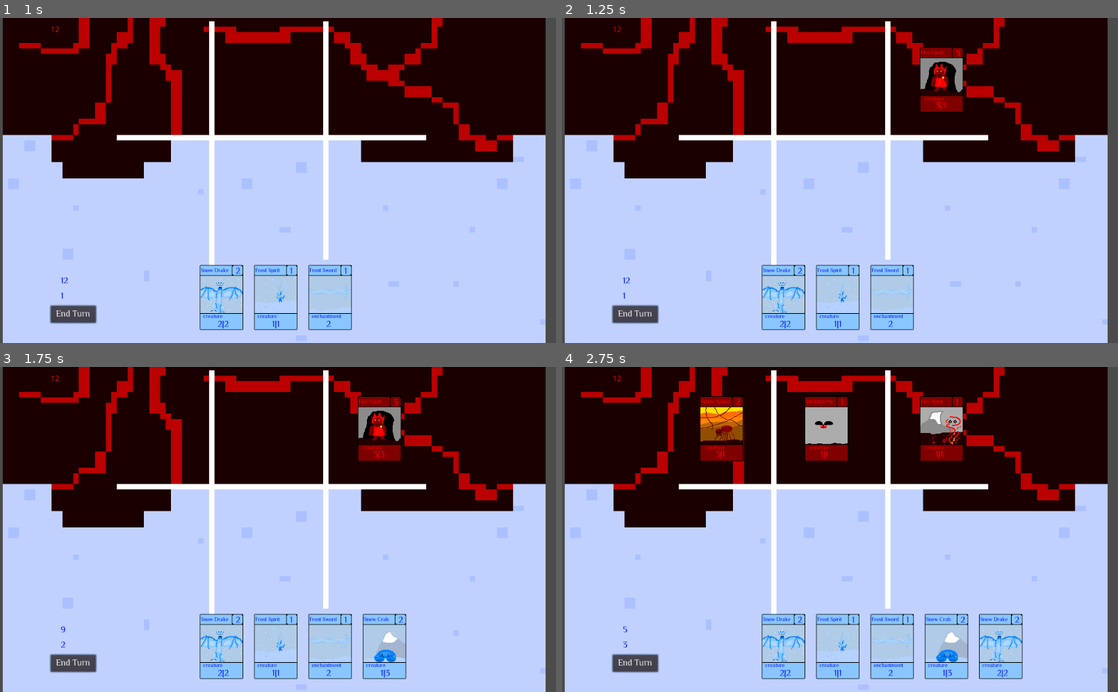
Above: before the commit, frames 1-4 (two rows, left to right).
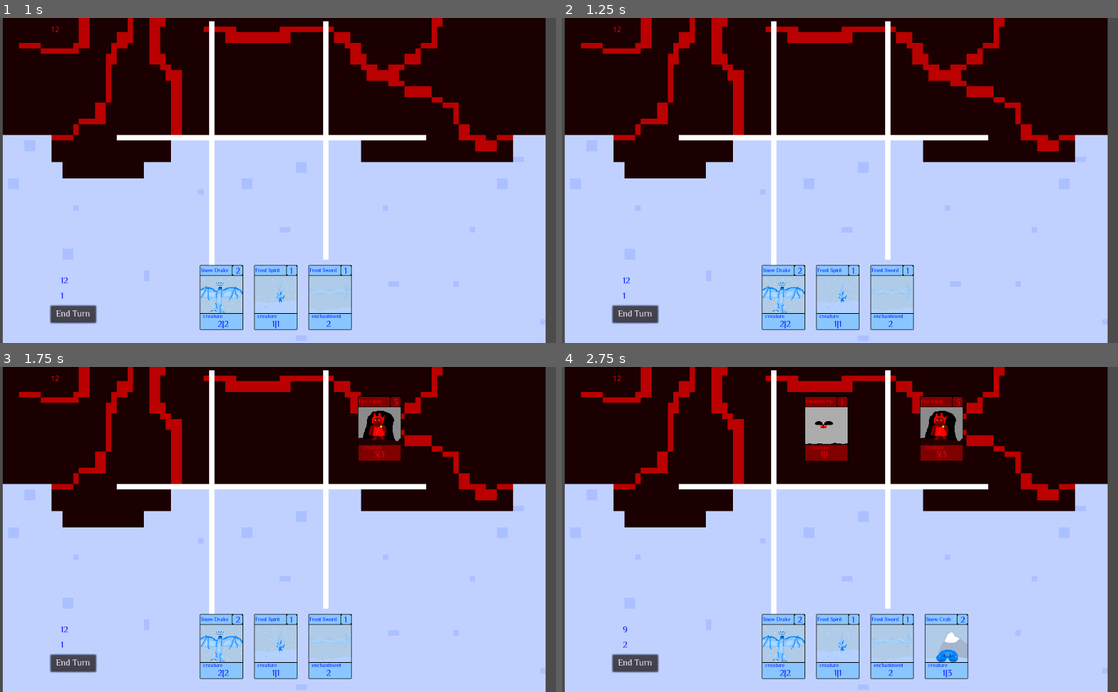
Above: after the commit, the same moments.

Repository: the-alex-g/Frost
Game: Godot game, scene res://Control.tscn
Same seed, same stepped clock (60 frames per second), same inputs: the game is played once before the commit and once after it.
Inputs:
- Up to frame 1 (1 s): click "End Turn" at 0.5 s
- Up to frame 2 (1.25 s): no input
- Up to frame 3 (1.75 s): click "End Turn" at 1.25 s
- Up to frame 4 (2.75 s): click "End Turn" at 2 s

Frame 1 is identical in both runs. In frame 2, 1.4% of the frame differs, in the area x 64-73%, y 8-29%; in frame 3, 1.1%; in frame 4, 3.2%, in the area x 10-83%, y 8-97%.

Commit message:
Add button pressed SFX

Diff:
--- a/Project/Battlefield/Cards/CardOnField.gd
+++ b/Project/Battlefield/Cards/CardOnField.gd
@@ -5,6 +5,7 @@
 onready var typetext:Label = $Sprite/Type
 onready var image:AnimationPlayer = $AnimationPlayer
 onready var statstext:Label = $Sprite/Stats
+onready var pressedsound:AudioStreamPlayer = $AudioStreamPlayer
 var cardname:String = ""
 var damage:int = 0
 var type:String = ""
@@ -29,6 +30,7 @@
 
 func _on_Area2D_input_event(_viewport, event, _shape_idx):
 	if event.is_pressed() and event.button_index == BUTTON_LEFT:
+		pressedsound.play()
 		emit_signal("selected")
 
 func reset():
--- a/Project/Battlefield/Cards/CardOnField.tscn
+++ b/Project/Battlefield/Cards/CardOnField.tscn
@@ -1,11 +1,12 @@
-[gd_scene load_steps=17 format=2]
+[gd_scene load_steps=18 format=2]
 
 [ext_resource path="res://Resources/LargeFont.tres" type="DynamicFont" id=1]
 [ext_resource path="res://Resources/Font.tres" type="DynamicFont" id=2]
 [ext_resource path="res://Art/Card.png" type="Texture" id=3]
 [ext_resource path="res://Battlefield/Cards/CardOnField.gd" type="Script" id=4]
-
-[sub_resource type="RectangleShape2D" id=13]
+[ext_resource path="res://Music/Button_Pressed.wav" type="AudioStream" id=5]
+
+[sub_resource type="RectangleShape2D" id=1]
 extents = Vector2( 102.7, 106.954 )
 
 [sub_resource type="Animation" id=2]
@@ -243,6 +244,10 @@
 "anims/Snow Drake" = SubResource( 10 )
 "anims/Snow Snail" = SubResource( 11 )
 anims/Yeti = SubResource( 12 )
+
+[node name="AudioStreamPlayer" type="AudioStreamPlayer" parent="."]
+stream = ExtResource( 5 )
+volume_db = 20.0
 [connection signal="input_event" from="Area2D" to="." method="_on_Area2D_input_event"]
 [connection signal="mouse_entered" from="Area2D" to="." method="_on_Area2D_mouse_entered"]
 [connection signal="mouse_exited" from="Area2D" to="." method="_on_Area2D_mouse_exited"]
--- a/Project/DeckEdit/CardEdit.gd
+++ b/Project/DeckEdit/CardEdit.gd
@@ -2,6 +2,7 @@
 
 onready var selectspace:Position2D = $Position2D
 onready var slider:VSlider = $VSlider
+onready var button_pressed:AudioStreamPlayer = $AudioStreamPlayer
 var spacemod:int = 0
 var selected_index = null
 var select:PackedScene = preload("res://DeckEdit/Cardselect/CardSelect.tscn")
@@ -63,6 +64,8 @@
 		emit_signal("used", get(dooble), index)
 
 func _on_Button_pressed():
+	button_pressed.play()
+	yield(get_tree().create_timer(0.5), "timeout")
 	emit_signal("deck_ready", deck)
 
 func _on_Main_edit():
--- a/Project/DeckEdit/CardEdit.tscn
+++ b/Project/DeckEdit/CardEdit.tscn
@@ -1,10 +1,11 @@
-[gd_scene load_steps=6 format=2]
+[gd_scene load_steps=7 format=2]
 
 [ext_resource path="res://DeckEdit/CardEdit.gd" type="Script" id=1]
 [ext_resource path="res://DeckEdit/Cardselect/DeckEdit.tscn" type="PackedScene" id=2]
 [ext_resource path="res://DeckEdit/Regulator.gd" type="Script" id=3]
 [ext_resource path="res://Resources/LargeFont.tres" type="DynamicFont" id=4]
 [ext_resource path="res://Art/dood.png" type="Texture" id=5]
+[ext_resource path="res://Music/Button_Pressed.wav" type="AudioStream" id=6]
 
 [node name="CardEdit" type="Node2D"]
 position = Vector2( -6.02939, -1.50732 )
@@ -90,23 +91,27 @@
 __meta__ = {
 "_edit_use_anchors_": false
 }
+
+[node name="AudioStreamPlayer" type="AudioStreamPlayer" parent="."]
+stream = ExtResource( 6 )
+volume_db = 20.0
 [connection signal="used" from="." to="Node" method="_on_CardEdit_used"]
 [connection signal="value_changed" from="VSlider" to="." method="_on_VSlider_value_changed"]
 [connection signal="selected" from="Node" to="." method="_on_Node_selected"]
+[connection signal="used" from="Node" to="Node/DeckEdit13" method="_on_Node_used"]
+[connection signal="used" from="Node" to="Node/DeckEdit4" method="_on_Node_used"]
+[connection signal="used" from="Node" to="Node/DeckEdit12" method="_on_Node_used"]
+[connection signal="used" from="Node" to="Node/DeckEdit8" method="_on_Node_used"]
 [connection signal="used" from="Node" to="Node/DeckEdit10" method="_on_Node_used"]
-[connection signal="used" from="Node" to="Node/DeckEdit5" method="_on_Node_used"]
-[connection signal="used" from="Node" to="Node/DeckEdit6" method="_on_Node_used"]
-[connection signal="used" from="Node" to="Node/DeckEdit11" method="_on_Node_used"]
-[connection signal="used" from="Node" to="Node/DeckEdit13" method="_on_Node_used"]
-[connection signal="used" from="Node" to="Node/DeckEdit14" method="_on_Node_used"]
-[connection signal="used" from="Node" to="Node/DeckEdit12" method="_on_Node_used"]
 [connection signal="used" from="Node" to="Node/DeckEdit1" method="_on_Node_used"]
 [connection signal="used" from="Node" to="Node/DeckEdit2" method="_on_Node_used"]
 [connection signal="used" from="Node" to="Node/DeckEdit3" method="_on_Node_used"]
-[connection signal="used" from="Node" to="Node/DeckEdit4" method="_on_Node_used"]
-[connection signal="used" from="Node" to="Node/DeckEdit8" method="_on_Node_used"]
+[connection signal="used" from="Node" to="Node/DeckEdit6" method="_on_Node_used"]
+[connection signal="used" from="Node" to="Node/DeckEdit9" method="_on_Node_used"]
+[connection signal="used" from="Node" to="Node/DeckEdit5" method="_on_Node_used"]
 [connection signal="used" from="Node" to="Node/DeckEdit7" method="_on_Node_used"]
-[connection signal="used" from="Node" to="Node/DeckEdit9" method="_on_Node_used"]
+[connection signal="used" from="Node" to="Node/DeckEdit11" method="_on_Node_used"]
+[connection signal="used" from="Node" to="Node/DeckEdit14" method="_on_Node_used"]
 [connection signal="selected" from="Node/DeckEdit1" to="Node" method="_on_DeckEdit1_selected"]
 [connection signal="selected" from="Node/DeckEdit2" to="Node" method="_on_DeckEdit2_selected"]
 [connection signal="selected" from="Node/DeckEdit3" to="Node" method="_on_DeckEdit3_selected"]
--- a/Project/DeckEdit/Cardselect/CardSelect.gd
+++ b/Project/DeckEdit/Cardselect/CardSelect.gd
@@ -5,6 +5,7 @@
 onready var statstext:Label = $Sprite/Stats
 onready var typetext:Label = $Sprite/Type
 onready var image:AnimationPlayer = $AnimationPlayer
+onready var pressedsound:AudioStreamPlayer = $AudioStreamPlayer
 var cardname:String = ""
 var damage:int = 0
 var health:int = 0
@@ -32,6 +33,7 @@
 
 func _on_Area2D_input_event(_viewport, event, _shape_idx):
 	if event.is_pressed() and event.button_index == BUTTON_LEFT:
+		pressedsound.play()
 		emit_signal("selected", index, card)
 
 func slide(value):
--- a/Project/DeckEdit/Cardselect/CardSelect.tscn
+++ b/Project/DeckEdit/Cardselect/CardSelect.tscn
@@ -1,11 +1,12 @@
-[gd_scene load_steps=17 format=2]
+[gd_scene load_steps=18 format=2]
 
 [ext_resource path="res://Resources/Font.tres" type="DynamicFont" id=1]
 [ext_resource path="res://Resources/LargeFont.tres" type="DynamicFont" id=2]
 [ext_resource path="res://Art/Card.png" type="Texture" id=3]
 [ext_resource path="res://DeckEdit/Cardselect/CardSelect.gd" type="Script" id=4]
-
-[sub_resource type="RectangleShape2D" id=13]
+[ext_resource path="res://Music/Button_Pressed.wav" type="AudioStream" id=5]
+
+[sub_resource type="RectangleShape2D" id=1]
 extents = Vector2( 38.9199, 58.6678 )
 
 [sub_resource type="Animation" id=2]
@@ -173,7 +174,6 @@
 texture = ExtResource( 3 )
 vframes = 2
 hframes = 6
-frame = 9
 
 [node name="Name" type="Label" parent="Sprite"]
 modulate = Color( 0, 0.0901961, 1, 1 )
@@ -244,6 +244,10 @@
 "anims/Snow Drake" = SubResource( 10 )
 "anims/Snow Snail" = SubResource( 11 )
 anims/Yeti = SubResource( 12 )
+
+[node name="AudioStreamPlayer" type="AudioStreamPlayer" parent="."]
+stream = ExtResource( 5 )
+volume_db = 20.0
 [connection signal="input_event" from="Area2D" to="." method="_on_Area2D_input_event"]
 [connection signal="mouse_entered" from="Area2D" to="." method="_on_Area2D_mouse_entered"]
 [connection signal="mouse_exited" from="Area2D" to="." method="_on_Area2D_mouse_exited"]
--- a/Project/DeckEdit/Cardselect/DeckEdit.gd
+++ b/Project/DeckEdit/Cardselect/DeckEdit.gd
@@ -5,6 +5,7 @@
 onready var statstext:Label = $Sprite/Stats
 onready var typetext:Label = $Sprite/Type
 onready var image:AnimationPlayer = $AnimationPlayer
+onready var pressedsound:AudioStreamPlayer = $AudioStreamPlayer
 var cardname:String = ""
 var damage:int = 0
 var health:int = 0
@@ -25,6 +26,7 @@
 
 func _on_Area2D_input_event(_viewport, event, _shape_idx):
 	if event.is_pressed() and event.button_index == BUTTON_LEFT:
+		pressedsound.play()
 		emit_signal("selected", index, cardindex)
 
 func _on_Node_used(card, index2):
--- a/Project/DeckEdit/Cardselect/DeckEdit.tscn
+++ b/Project/DeckEdit/Cardselect/DeckEdit.tscn
@@ -1,9 +1,10 @@
-[gd_scene load_steps=17 format=2]
+[gd_scene load_steps=18 format=2]
 
 [ext_resource path="res://Resources/Font.tres" type="DynamicFont" id=1]
 [ext_resource path="res://Resources/LargeFont.tres" type="DynamicFont" id=2]
 [ext_resource path="res://Art/Card.png" type="Texture" id=3]
 [ext_resource path="res://DeckEdit/Cardselect/DeckEdit.gd" type="Script" id=4]
+[ext_resource path="res://Music/Button_Pressed.wav" type="AudioStream" id=5]
 
 [sub_resource type="RectangleShape2D" id=1]
 extents = Vector2( 38.9199, 58.6678 )
@@ -243,6 +244,10 @@
 "anims/Snow Drake" = SubResource( 10 )
 "anims/Snow Snail" = SubResource( 11 )
 anims/Yeti = SubResource( 12 )
+
+[node name="AudioStreamPlayer" type="AudioStreamPlayer" parent="."]
+stream = ExtResource( 5 )
+volume_db = 20.0
 [connection signal="input_event" from="Area2D" to="." method="_on_Area2D_input_event"]
 [connection signal="mouse_entered" from="Area2D" to="." method="_on_Area2D_mouse_entered"]
 [connection signal="mouse_exited" from="Area2D" to="." method="_on_Area2D_mouse_exited"]
--- a/Project/Player/Cards/Card.gd
+++ b/Project/Player/Cards/Card.gd
@@ -5,6 +5,7 @@
 onready var statstext:Label = $Sprite/Stats
 onready var typetext:Label = $Sprite/Type
 onready var image:AnimationPlayer = $AnimationPlayer
+onready var pressedsound:AudioStreamPlayer = $AudioStreamPlayer
 var cardname:String = ""
 var damage:int = 0
 var health:int = 0
@@ -30,6 +31,7 @@
 
 func _on_Area2D_input_event(_viewport, event, _shape_idx):
 	if event.is_pressed() and event.button_index == BUTTON_LEFT:
+		pressedsound.play()
 		emit_signal("selected", index)
 		last_selected = true
 
--- a/Project/Player/Cards/Card.tscn
+++ b/Project/Player/Cards/Card.tscn
@@ -1,11 +1,12 @@
-[gd_scene load_steps=17 format=2]
+[gd_scene load_steps=18 format=2]
 
 [ext_resource path="res://Player/Cards/Card.gd" type="Script" id=1]
 [ext_resource path="res://Art/Card.png" type="Texture" id=2]
 [ext_resource path="res://Resources/LargeFont.tres" type="DynamicFont" id=3]
 [ext_resource path="res://Resources/Font.tres" type="DynamicFont" id=4]
-
-[sub_resource type="RectangleShape2D" id=13]
+[ext_resource path="res://Music/Button_Pressed.wav" type="AudioStream" id=5]
+
+[sub_resource type="RectangleShape2D" id=1]
 extents = Vector2( 38.9199, 58.6678 )
 
 [sub_resource type="Animation" id=2]
@@ -242,6 +243,10 @@
 "anims/Snow Drake" = SubResource( 10 )
 "anims/Snow Snail" = SubResource( 11 )
 anims/Yeti = SubResource( 12 )
+
+[node name="AudioStreamPlayer" type="AudioStreamPlayer" parent="."]
+stream = ExtResource( 5 )
+volume_db = 20.0
 [connection signal="input_event" from="Area2D" to="." method="_on_Area2D_input_event"]
 [connection signal="mouse_entered" from="Area2D" to="." method="_on_Area2D_mouse_entered"]
 [connection signal="mouse_exited" from="Area2D" to="." method="_on_Area2D_mouse_exited"]
--- a/Project/Player/Player.gd
+++ b/Project/Player/Player.gd
@@ -3,6 +3,7 @@
 onready var hand = $HBoxContainer
 onready var manatext:Label = $Label
 onready var healthtext:Label = $Health
+onready var pressed:AudioStreamPlayer = $AudioStreamPlayer
 var cards:PackedScene = preload("res://Player/Cards/Card.tscn")
 var decksize:int = -1
 var type:int
@@ -82,6 +83,8 @@
 	drawcards(1)
 
 func _on_Button_pressed():
+	pressed.play()
+	yield(get_tree().create_timer(0.5), "timeout")
 	emit_signal("next_pressed")
 
 func _on_Main_damage_done_to_player(damage):
--- a/Project/Player/Player.tscn
+++ b/Project/Player/Player.tscn
@@ -1,7 +1,8 @@
-[gd_scene load_steps=3 format=2]
+[gd_scene load_steps=4 format=2]
 
 [ext_resource path="res://Player/Player.gd" type="Script" id=1]
 [ext_resource path="res://Resources/LargeFont.tres" type="DynamicFont" id=2]
+[ext_resource path="res://Music/Button_Pressed.wav" type="AudioStream" id=3]
 
 [node name="Player" type="Node2D"]
 script = ExtResource( 1 )
@@ -43,4 +44,8 @@
 __meta__ = {
 "_edit_use_anchors_": false
 }
+
+[node name="AudioStreamPlayer" type="AudioStreamPlayer" parent="."]
+stream = ExtResource( 3 )
+volume_db = 20.0
 [connection signal="pressed" from="Button" to="." method="_on_Button_pressed"]
Not shown: 1 places in Project/Battlefield/Cards/CardOnField.tscn that only renumber resources
Not shown: 1 places in Project/DeckEdit/Cardselect/CardSelect.tscn that only renumber resources
Not shown, added: Project/Music/Button_Pressed.wav.import
Not shown: 1 places in Project/Player/Cards/Card.tscn that only renumber resources
Not shown, added: Project/Music/Button_Pressed.wav
